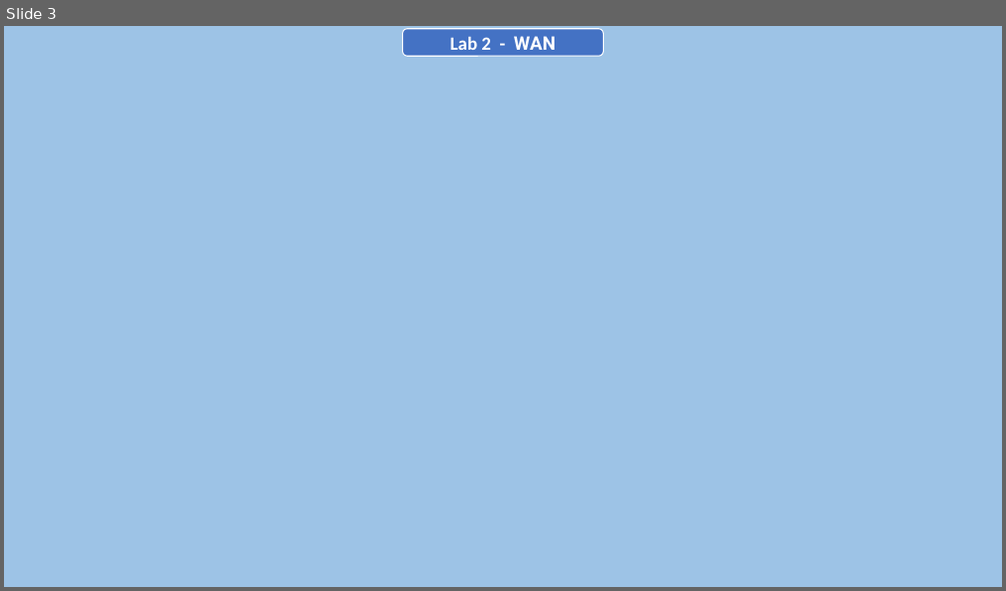
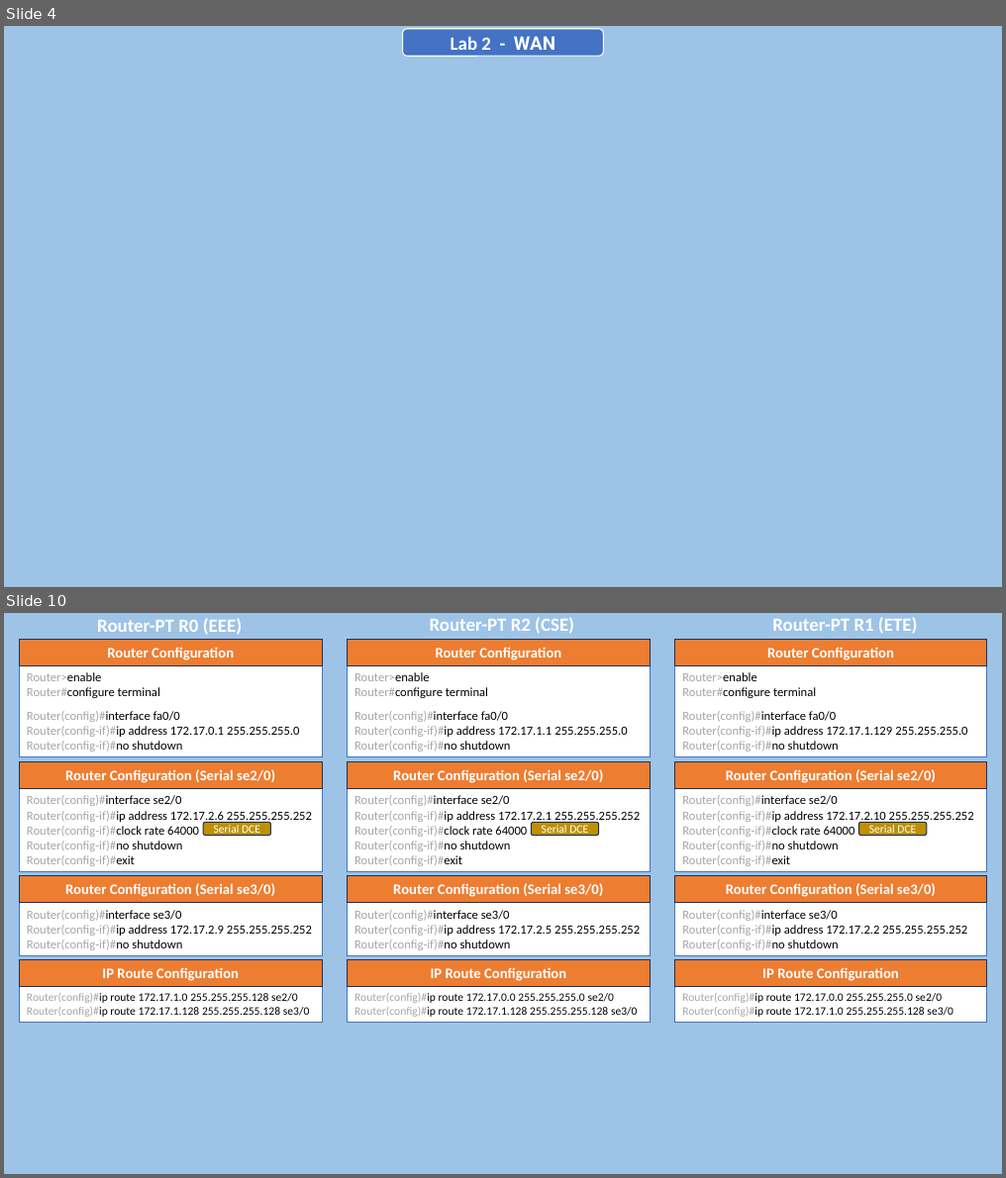
Before and after one commit to AntorPi314/MySave, a slide deck: Lab/Networking Lab/Final Assignment/Networking Lab (Final).pptx. Shown one above the other, each under a label of ours: slide 3 before the commit, slides 4 and 10 after it; the slides between them are not shown. The pictures are 1006x591 and 1006x1178 pixels, drawn with LibreOffice and Linux fonts; fonts in the diff are those of the drawing; background and template pictures are left out. Boxes give left, top, right and bottom in pixels: in the first picture for what was removed or moved away, otherwise in the second. Text is boxed around its words. In the diff, an @@ line names an element or a change of style, - is before the commit and + after.

```diff
--- a/Lab/Networking Lab/Final Assignment/Networking Lab (Final).pptx
+++ b/Lab/Networking Lab/Final Assignment/Networking Lab (Final).pptx
@@ slide 10 added at box(4, 613, 1002, 1174), background #9DC3E6 @@
@@ rectangle added at box(20, 639, 322, 666), fill #ED7D31, outline #1E3256 1 pt, 14 pt, text #FFFFFF, bold @@
+Router Configuration
@@ text added at box(97, 618, 242, 635), 18 pt, text #FFFFFF, bold @@
+Router-PT R0 (EEE)
@@ rectangle added at box(348, 639, 650, 666), fill #ED7D31, outline #1E3256 1 pt, 14 pt, text #FFFFFF, bold @@
+Router Configuration
@@ text added at box(430, 617, 574, 634), 18 pt, text #FFFFFF, bold @@
+Router-PT R2 (CSE)
@@ rectangle added at box(675, 639, 987, 666), fill #ED7D31, outline #1E3256 1 pt, 14 pt, text #FFFFFF, bold @@
+Router Configuration
@@ text added at box(772, 617, 918, 634), 18 pt, text #FFFFFF, bold @@
+Router-PT R1 (ETE)
@@ rectangle added at box(20, 666, 322, 758), fill #FFFFFF, outline #4472C4 1 pt, 12 pt, text #000000 @@
+Router>enable
+Router#configure terminal
+Router(config)#interface fa0/0
+Router(config-if)#ip address 172.17.0.1 255.255.255.0
+Router(config-if)#no shutdown
@@ rectangle added at box(348, 666, 650, 758), fill #FFFFFF, outline #4472C4 1 pt, 12 pt, text #000000 @@
+Router>enable
+Router#configure terminal
+Router(config)#interface fa0/0
+Router(config-if)#ip address 172.17.1.1 255.255.255.0
+Router(config-if)#no shutdown
@@ rectangle added at box(675, 666, 987, 758), fill #FFFFFF, outline #4472C4 1 pt, 12 pt, text #000000 @@
+Router>enable
+Router#configure terminal
+Router(config)#interface fa0/0
+Router(config-if)#ip address 172.17.1.129 255.255.255.0
+Router(config-if)#no shutdown
@@ rectangle added at box(20, 789, 322, 872), fill #FFFFFF, outline #4472C4 1 pt, 12 pt, text #A6A6A6 @@
+Router(config)#interface se2/0
+Router(config-if)#ip address 172.17.2.6 255.255.255.252
+Router(config-if)#clock rate 64000
+Router(config-if)#no shutdown
+Router(config-if)#exit
@@ rectangle added at box(20, 761, 322, 789), fill #ED7D31, outline #1E3256 1 pt, 14 pt, text #FFFFFF, bold @@
+Router Configuration (Serial se2/0)
@@ rectangle added at box(348, 789, 650, 872), fill #FFFFFF, outline #4472C4 1 pt, 12 pt, text #A6A6A6 @@
+Router(config)#interface se2/0
+Router(config-if)#ip address 172.17.2.1 255.255.255.252
+Router(config-if)#clock rate 64000
+Router(config-if)#no shutdown
+Router(config-if)#exit
@@ rectangle added at box(348, 761, 650, 789), fill #ED7D31, outline #1E3256 1 pt, 14 pt, text #FFFFFF, bold @@
+Router Configuration (Serial se2/0)
@@ rectangle added at box(675, 789, 987, 872), fill #FFFFFF, outline #4472C4 1 pt, 12 pt, text #A6A6A6 @@
+Router(config)#interface se2/0
+Router(config-if)#ip address 172.17.2.10 255.255.255.252
+Router(config-if)#clock rate 64000
+Router(config-if)#no shutdown
+Router(config-if)#exit
@@ rectangle added at box(675, 761, 987, 789), fill #ED7D31, outline #1E3256 1 pt, 14 pt, text #FFFFFF, bold @@
+Router Configuration (Serial se2/0)
@@ rounded rectangle added at box(203, 823, 270, 836), fill #BF9000, outline #1E3256 1 pt, 11 pt, text #FFFFFF @@
+Serial DCE
@@ rounded rectangle added at box(531, 823, 598, 836), fill #BF9000, outline #1E3256 1 pt, 11 pt, text #FFFFFF @@
+Serial DCE
@@ rounded rectangle added at box(859, 823, 927, 836), fill #BF9000, outline #1E3256 1 pt, 11 pt, text #FFFFFF @@
+Serial DCE
@@ rectangle added at box(20, 875, 322, 903), fill #ED7D31, outline #1E3256 1 pt, 14 pt, text #FFFFFF, bold @@
+Router Configuration (Serial se3/0)
@@ rectangle added at box(348, 875, 650, 903), fill #ED7D31, outline #1E3256 1 pt, 14 pt, text #FFFFFF, bold @@
+Router Configuration (Serial se3/0)
@@ rectangle added at box(675, 875, 987, 903), fill #ED7D31, outline #1E3256 1 pt, 14 pt, text #FFFFFF, bold @@
+Router Configuration (Serial se3/0)
@@ rectangle added at box(20, 903, 322, 956), fill #FFFFFF, outline #4472C4 1 pt, 12 pt, text #000000 @@
+Router(config)#interface se3/0
+Router(config-if)#ip address 172.17.2.9 255.255.255.252
+Router(config-if)#no shutdown
@@ rectangle added at box(348, 903, 650, 956), fill #FFFFFF, outline #4472C4 1 pt, 12 pt, text #000000 @@
+Router(config)#interface se3/0
+Router(config-if)#ip address 172.17.2.5 255.255.255.252
+Router(config-if)#no shutdown
@@ rectangle added at box(675, 903, 987, 956), fill #FFFFFF, outline #4472C4 1 pt, 12 pt, text #000000 @@
+Router(config)#interface se3/0
+Router(config-if)#ip address 172.17.2.2 255.255.255.252
+Router(config-if)#no shutdown
@@ rectangle added at box(20, 959, 322, 986), fill #ED7D31, outline #1E3256 1 pt, 14 pt, text #FFFFFF, bold @@
+IP Route Configuration
@@ rectangle added at box(348, 959, 650, 986), fill #ED7D31, outline #1E3256 1 pt, 14 pt, text #FFFFFF, bold @@
+IP Route Configuration
@@ rectangle added at box(675, 959, 987, 986), fill #ED7D31, outline #1E3256 1 pt, 14 pt, text #FFFFFF, bold @@
+IP Route Configuration
@@ rectangle added at box(20, 987, 322, 1023), fill #FFFFFF, outline #4472C4 1 pt, 11 pt, text #000000 @@
+Router(config)#ip route 172.17.1.0 255.255.255.128 se2/0
+Router(config)#ip route 172.17.1.128 255.255.255.128 se3/0
@@ rectangle added at box(348, 987, 650, 1023), fill #FFFFFF, outline #4472C4 1 pt, 11 pt, text #000000 @@
+Router(config)#ip route 172.17.0.0 255.255.255.0 se2/0
+Router(config)#ip route 172.17.1.128 255.255.255.128 se3/0
@@ rectangle added at box(675, 987, 987, 1023), fill #FFFFFF, outline #4472C4 1 pt, 11 pt, text #000000 @@
+Router(config)#ip route 172.17.0.0 255.255.255.0 se2/0
+Router(config)#ip route 172.17.1.0 255.255.255.128 se3/0
@@ what was slide 3 is now slide 4 @@
```
Also in this commit, not shown: 2 slides changed, 15 other slides added, 4 other files.
